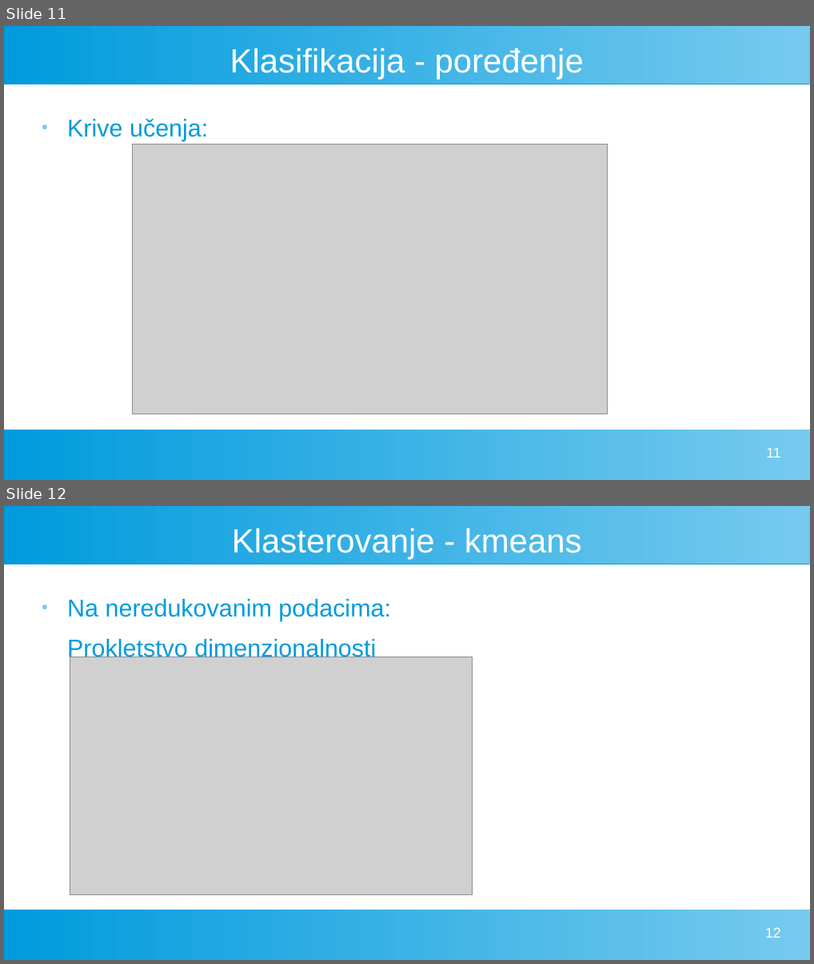
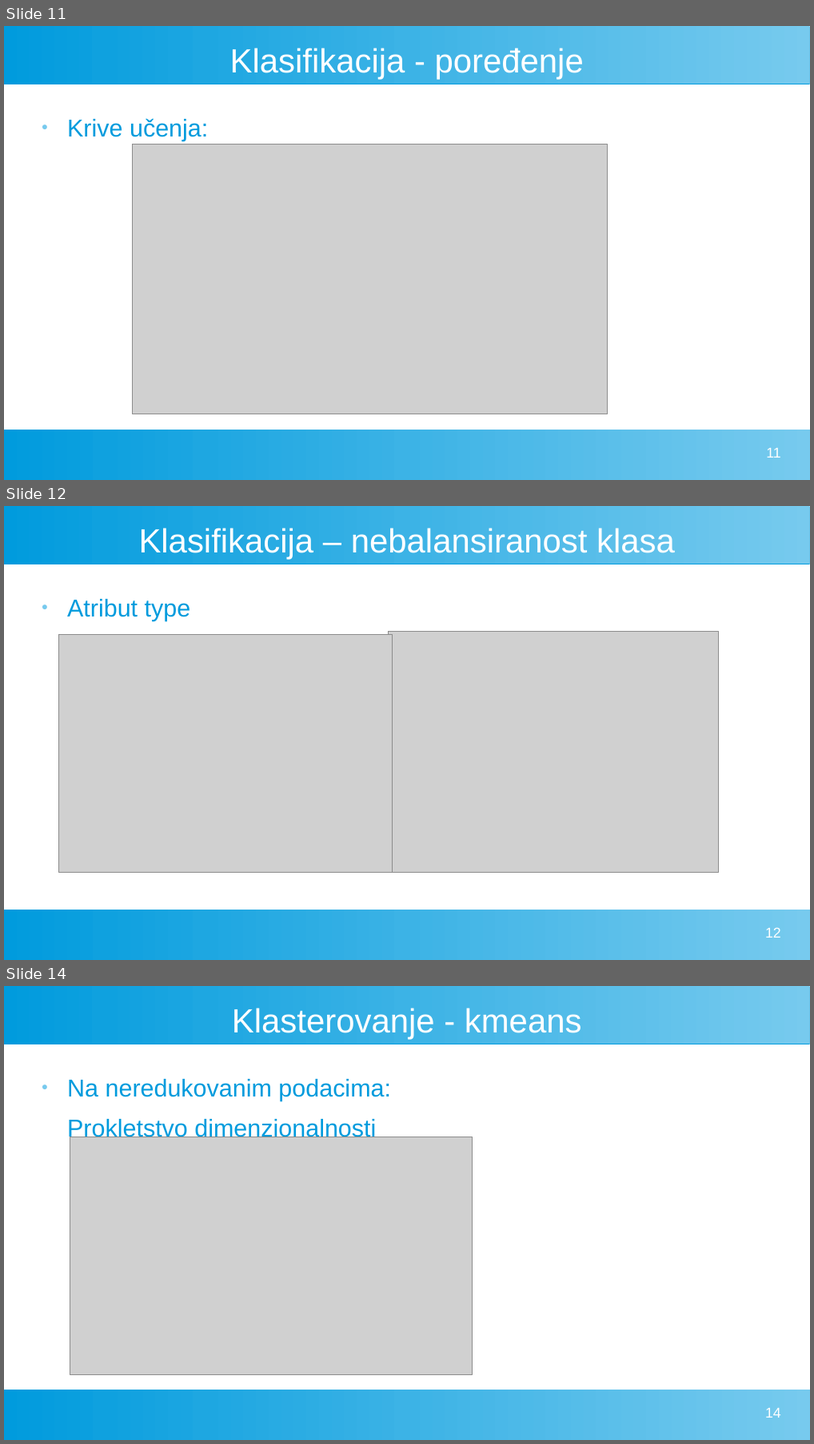
Before and after one commit to MATF-istrazivanje-podataka-1/2023_Data_Mining_Poetry_Dataset, a slide deck: pres.odp. Shown one above the other, each under a label of ours: slides 11 and 12 before the commit, slides 11, 12 and 14 after it; the slides between them are not shown. The pictures are 814x964 and 814x1444 pixels, drawn with LibreOffice and Linux fonts; fonts in the diff are those of the drawing; grey boxes stand for pictures. Boxes give left, top, right and bottom in pixels: in the first picture for what was removed or moved away, otherwise in the second. Text is boxed around its words. In the diff, an @@ line names an element or a change of style, - is before the commit and + after.

```diff
--- a/pres.odp
+++ b/pres.odp
@@ slide 12 added at bbox=[4, 506, 810, 960], background #FFFFFF; not listed: 2 template elements that a slide beside it also shows @@
@@ title added at bbox=[139, 528, 675, 560], 33 pt, text #FFFFFF @@
+Klasifikacija – nebalansiranost klasa
@@ text added at bbox=[67, 599, 191, 621], 24 pt, text #009BDD @@
+● Atribut type
@@ picture added at bbox=[59, 634, 393, 872] @@
@@ picture added at bbox=[388, 631, 719, 872] @@
@@ page number added at bbox=[766, 927, 782, 937], 14 pt, text #FFFFFF @@
+12
@@ what was slide 12 is now slide 14 @@
@@ page number at bbox=[766, 1408, 782, 1417]: text changed @@
-12
+14
```
Also in this commit, not shown: 5 slides changed, 4 other slides added, 29 other files.
